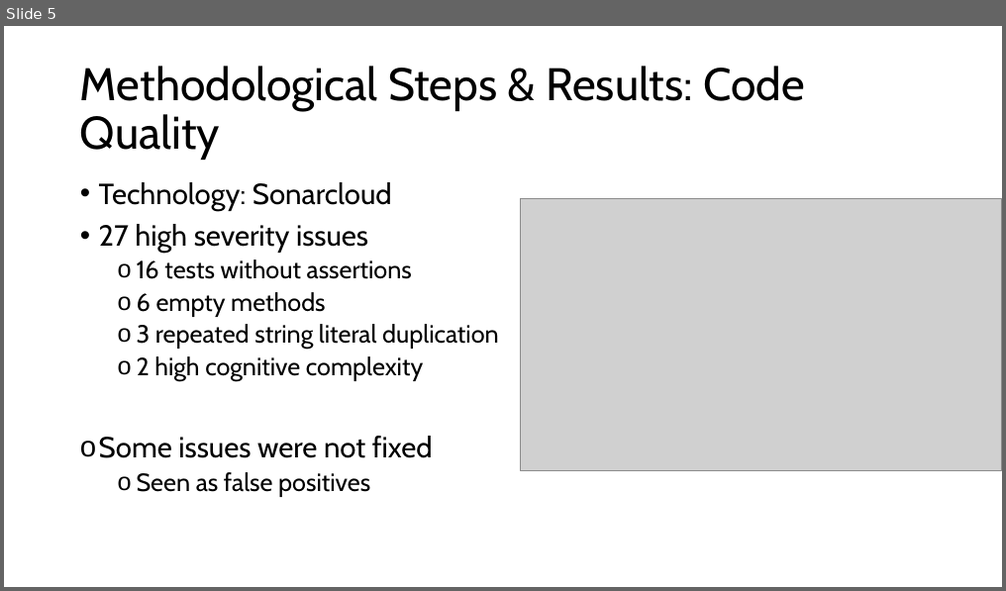
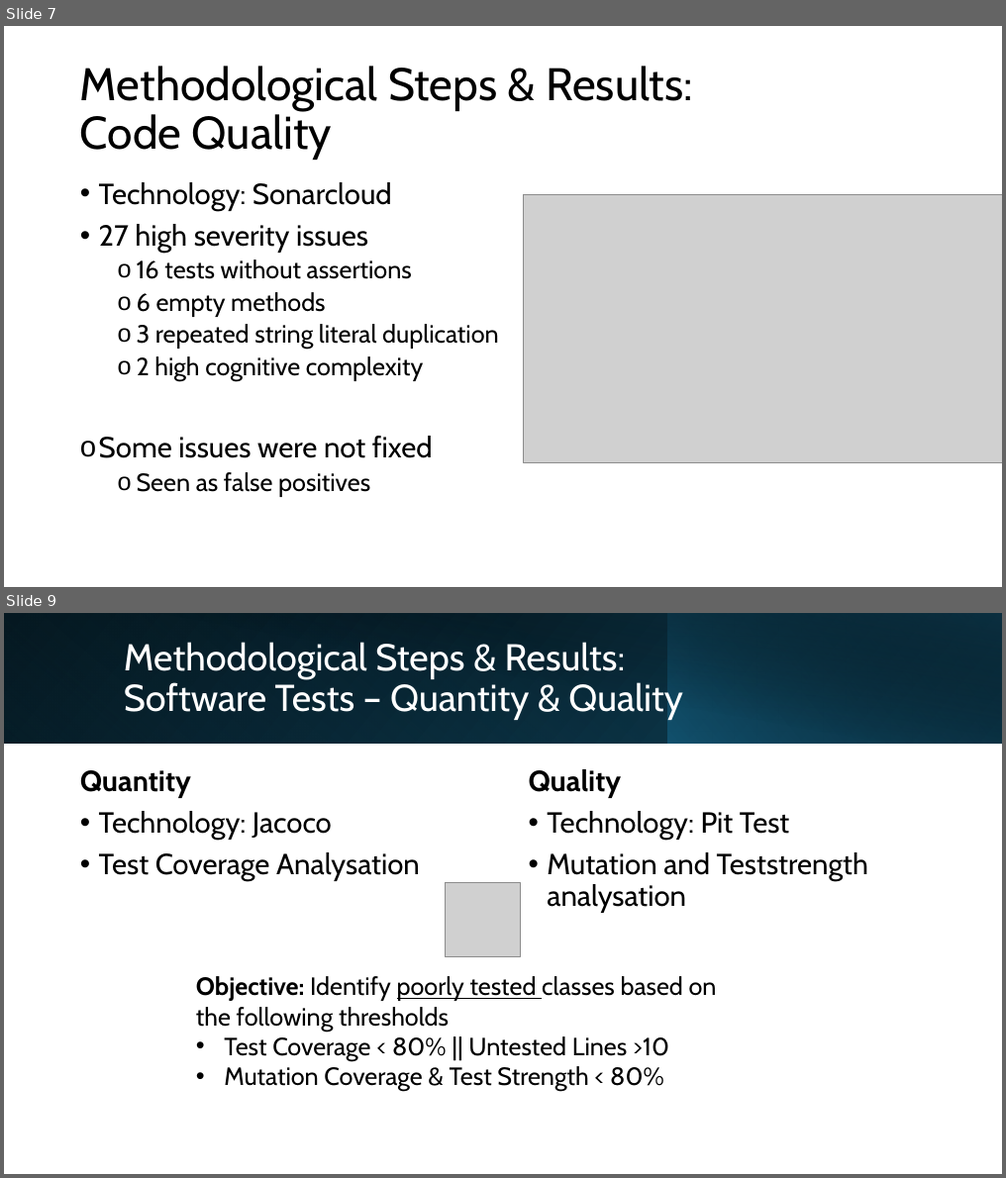
Before and after one commit to Erasmus-In-Salerno/presentation, a slide deck: Presentation_Sof_Dep_Project.pptx. Shown one above the other, each under a label of ours: slide 5 before the commit, slides 7 and 9 after it; the slides between them are not shown. The pictures are 1006x591 and 1006x1178 pixels, drawn with LibreOffice and Linux fonts; fonts in the diff are those of the drawing; grey boxes stand for pictures. Boxes give left, top, right and bottom in pixels: in the first picture for what was removed or moved away, otherwise in the second. Text is boxed around its words. In the diff, an @@ line names an element or a change of style, - is before the commit and + after.

```diff
--- a/Presentation_Sof_Dep_Project.pptx
+++ b/Presentation_Sof_Dep_Project.pptx
@@ slide 9 added at box(4, 613, 1002, 1174), background #FFFFFF @@
@@ rectangle added at box(4, 613, 1002, 744), fill gradient #000000 to #104862 @@
@@ rectangle added at box(4, 613, 668, 744), fill gradient #156082 to #0B3041 @@
@@ rectangle added at box(42, 613, 1002, 744), fill gradient #000000 to #0B3041 @@
@@ title added at box(124, 642, 683, 720), 36 pt, text #FFFFFF @@
+Methodological Steps & Results:
+Software Tests – Quantity & Quality
@@ rectangle added at box(668, 613, 1002, 744), fill gradient #156082 to #000000 @@
@@ text added at box(80, 770, 420, 881), 28 pt, text #000000 @@
+Quantity
+• Technology: Jacoco
+• Test Coverage Analysation
@@ text added at box(529, 769, 868, 913), 28 pt, text #000000 @@
+Quality
+• Technology: Pit Test
+• Mutation and Teststrength analysation
@@ picture added at box(445, 882, 520, 958) @@
@@ text added at box(196, 976, 717, 1091), 24 pt, text #000000 @@
+Objective: Identify poorly tested classes based on the following thresholds
+• Test Coverage < 80% || Untested Lines >10
+• Mutation Coverage & Test Strength < 80%
@@ what was slide 5 is now slide 7 @@
@@ slide 7 changed as well @@
@@ title "Methodological Steps & Results: Code ..." rewrapped from box(80, 66, 805, 160) to box(80, 66, 693, 160) @@
@@ picture: place and size @@
-picture at box(521, 198, 1002, 471)
+picture at box(524, 194, 1002, 464)
```
Also in this commit, not shown: 15 other slides changed, 19 other slides added, 2 slides removed.
